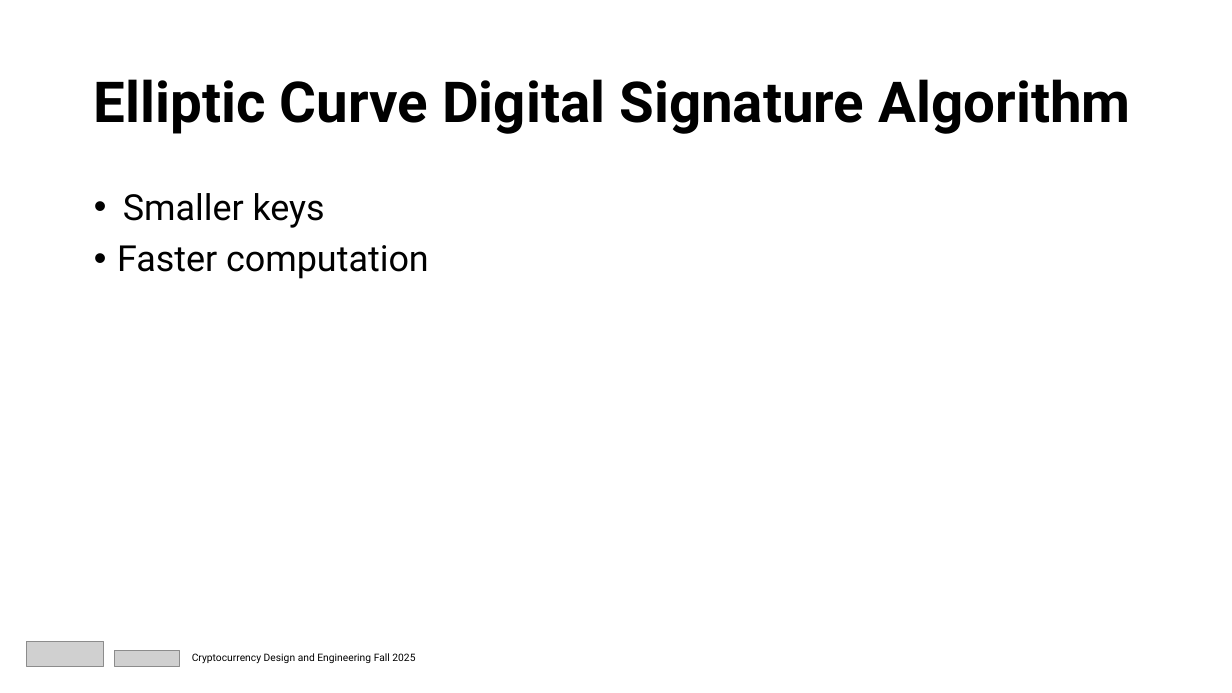
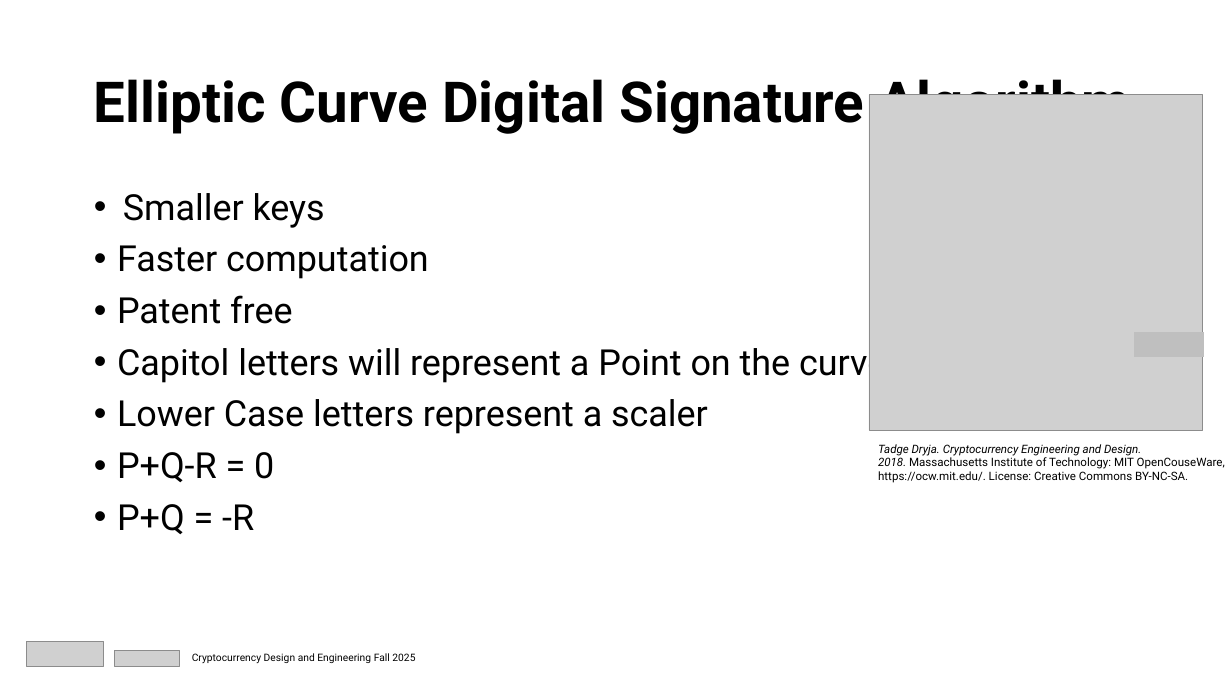
Before and after one commit to mit-dci-cde-2025/mit-dci-cde-2025-classroom-students-assignment-2-cde2025.2-digital-signatures-makerere, a slide deck: slide 6 of assignment_3_background.pptx. Drawn at 1232x693 pixels with LibreOffice and Linux fonts; fonts in the diff are those of the drawing; grey boxes stand for pictures. Boxes give left, top, right and bottom in pixels: in the first picture for what was removed or moved away, otherwise in the second. Text is boxed around its words. In the diff, an @@ line names an element or a change of style, - is before the commit and + after.

```diff
--- a/assignment_3_background.pptx
+++ b/assignment_3_background.pptx
@@ picture added at bbox=[870, 95, 1203, 431] @@
@@ text at bbox=[117, 295, 886, 534]: paragraphs added @@
+• Patent free
+• Capitol letters will represent a Point on the curve
+• Lower Case letters represent a scaler
+• P+Q-R = 0
+• P+Q = -R
@@ rectangle added at bbox=[1136, 334, 1203, 356], fill #BFBFBF, outline #BFBFBF 1.5 pt @@
@@ text added at bbox=[878, 444, 1225, 483], 9 pt, text #000000 @@
+Tadge Dryja. Cryptocurrency Engineering and Design. 2018. Massachusetts Institute of Technology: MIT OpenCouseWare, https://ocw.mit.edu/. License: Creative Commons BY-NC-SA.
```
Also in this commit, not shown: 1 other slide changed, 1 slide added, 1 other file.
